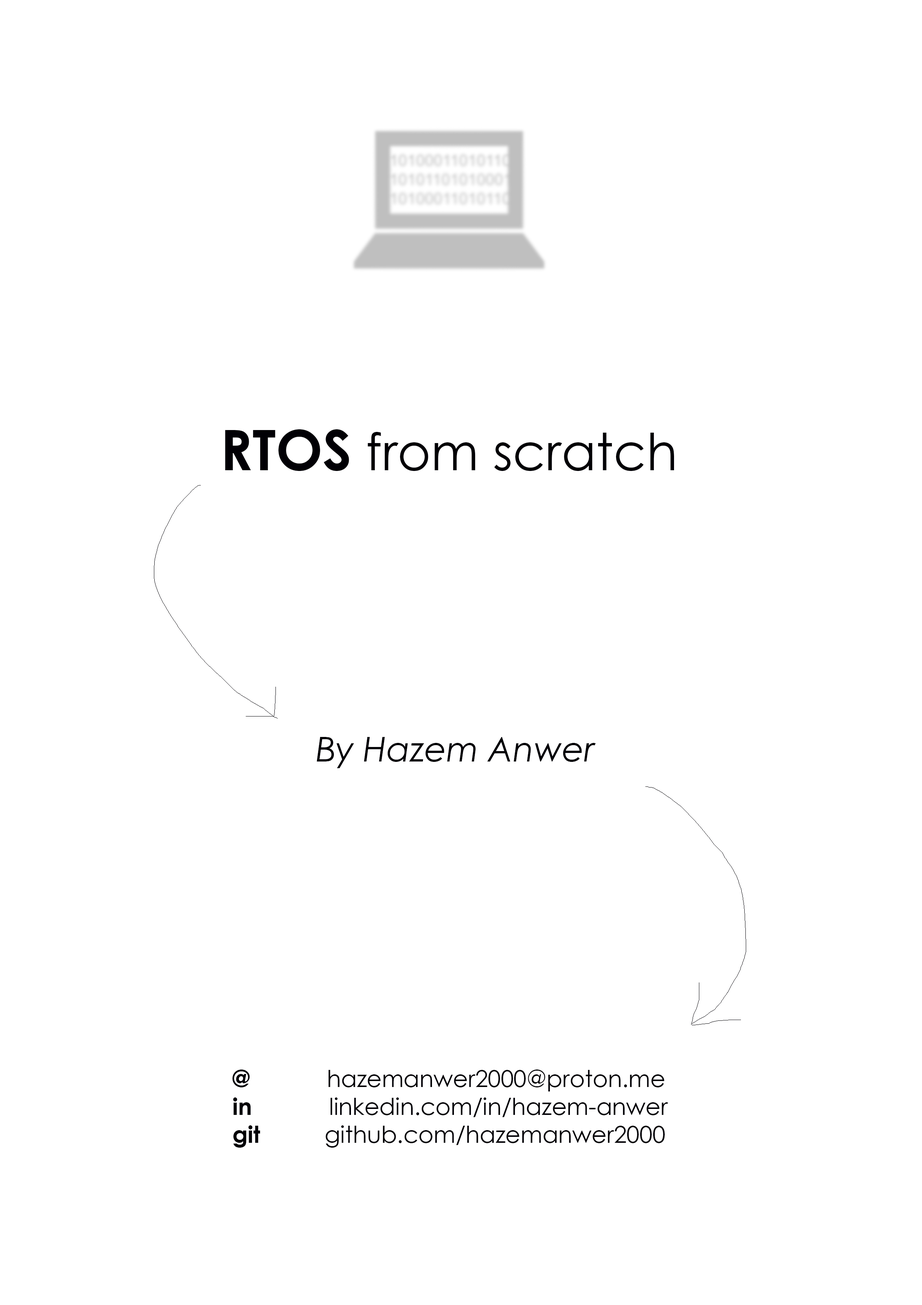
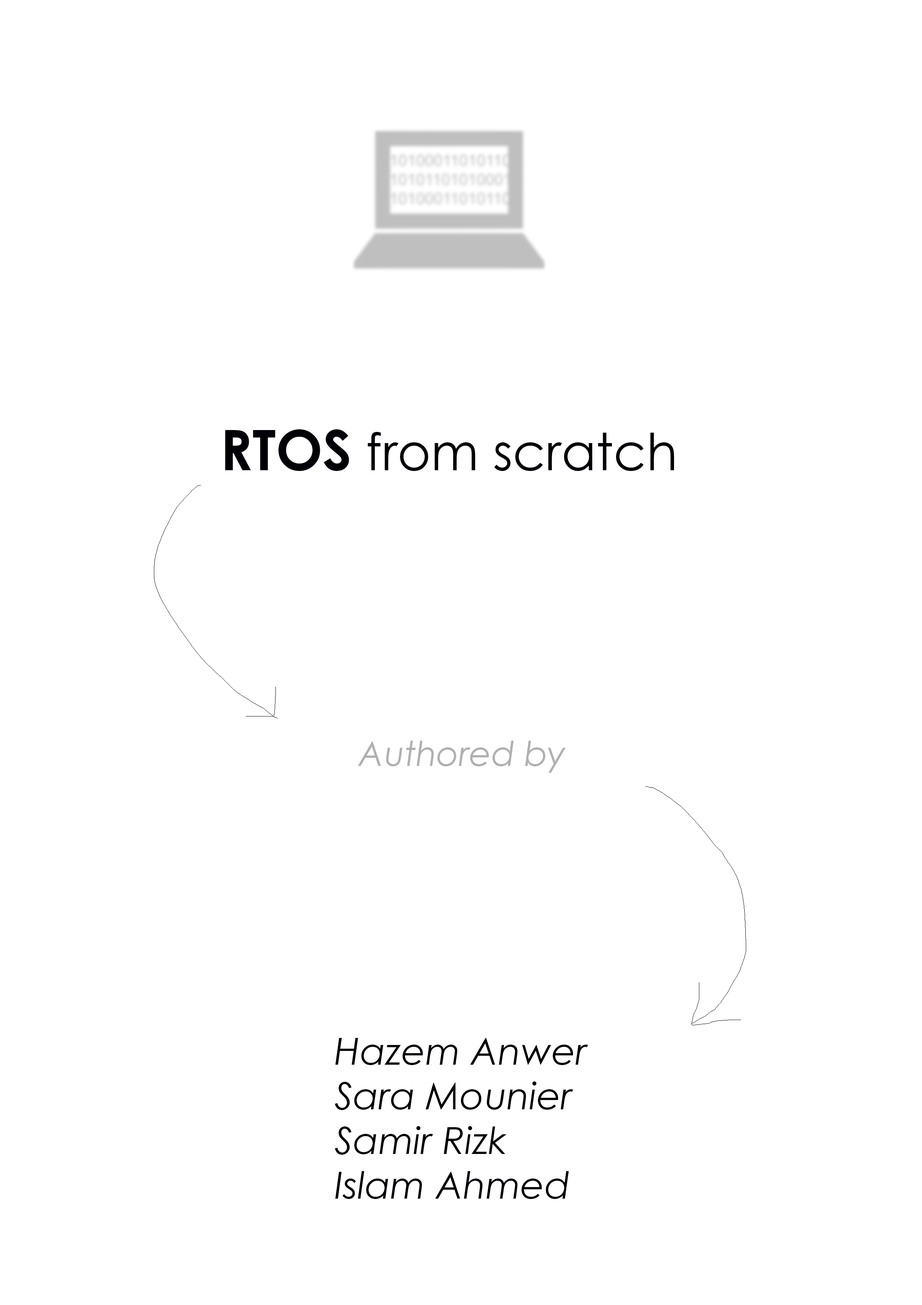
Before/after of a 922 × 1305 layered artwork. What changed in the layer stack:
renamed "@ hazemanwer2000@proton.me in linkedin.co" to "Hazem Anwer Sara Mounier Samir Rizk Islam Ahmed", painted on it over left=232, top=1037, right=669, bottom=1199
renamed "By Hazem Anwer" to "Authored by", painted on it over left=316, top=736, right=597, bottom=773
